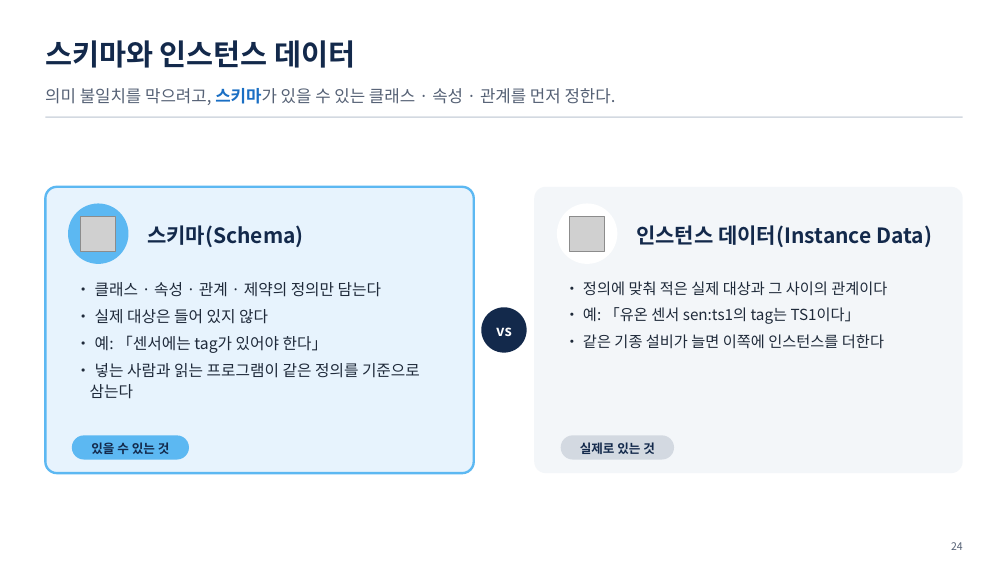
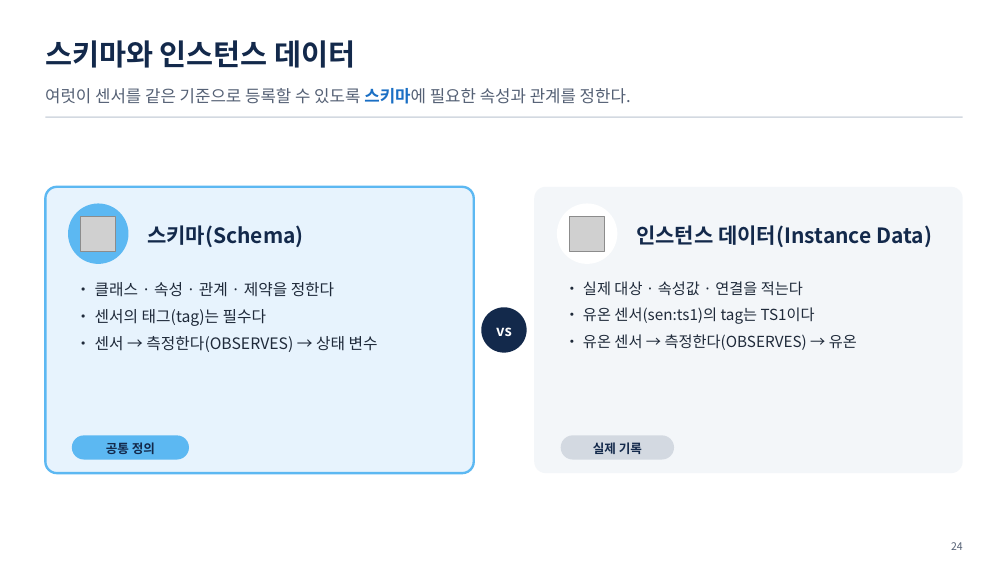
Before and after one commit to uengine-oss/hyd-iot-edu, a slide deck: slide 24 of workspace/강의제작/산출물/통합반/이론/02회차/통합반_02일차.pptx. Drawn at 1008x567 pixels with LibreOffice and Linux fonts; fonts in the diff are those of the drawing; grey boxes stand for pictures. Boxes give left, top, right and bottom in pixels: in the first picture for what was removed or moved away, otherwise in the second. Text is boxed around its words. In the diff, an @@ line names an element or a change of style, - is before the commit and + after.

Commit message:
통합반 온라인 2회차 덱 23~28장의 스키마·식별자 판단 근거를 확정

```diff
--- a/workspace/강의제작/산출물/통합반/이론/02회차/통합반_02일차.pptx
+++ b/workspace/강의제작/산출물/통합반/이론/02회차/통합반_02일차.pptx
@@ text at [45,88,631,104]: text changed @@
-의미 불일치를 막으려고, 스키마가 있을 수 있는 클래스 · 속성 · 관계를 먼저 정한다.
+여럿이 센서를 같은 기준으로 등록할 수 있도록 스키마에 필요한 속성과 관계를 정한다.
@@ text at [95,282,378,352]: text changed @@
-• 클래스 · 속성 · 관계 · 제약의 정의만 담는다
-• 실제 대상은 들어 있지 않다
-• 예: 「센서에는 tag가 있어야 한다」
-• 넣는 사람과 읽는 프로그램이 같은 정의를 기준으로 삼는다
+• 클래스 · 속성 · 관계 · 제약을 정한다
+• 센서의 태그(tag)는 필수다
+• 센서 → 측정한다(OBSERVES) → 상태 변수
@@ text at [583,281,857,350]: text changed @@
-• 정의에 맞춰 적은 실제 대상과 그 사이의 관계이다
-• 예: 「유온 센서 sen:ts1의 tag는 TS1이다」
-• 같은 기종 설비가 늘면 이쪽에 인스턴스를 더한다
+• 실제 대상 · 속성값 · 연결을 적는다
+• 유온 센서(sen:ts1)의 tag는 TS1이다
+• 유온 센서 → 측정한다(OBSERVES) → 유온
@@ text at [106,442,155,454]: text changed @@
-있을 수 있는 것
+공통 정의
@@ text at [593,442,642,454]: text changed @@
-실제로 있는 것
+실제 기록
```
Also in this commit, not shown: 5 other slides changed, 5 other files.
